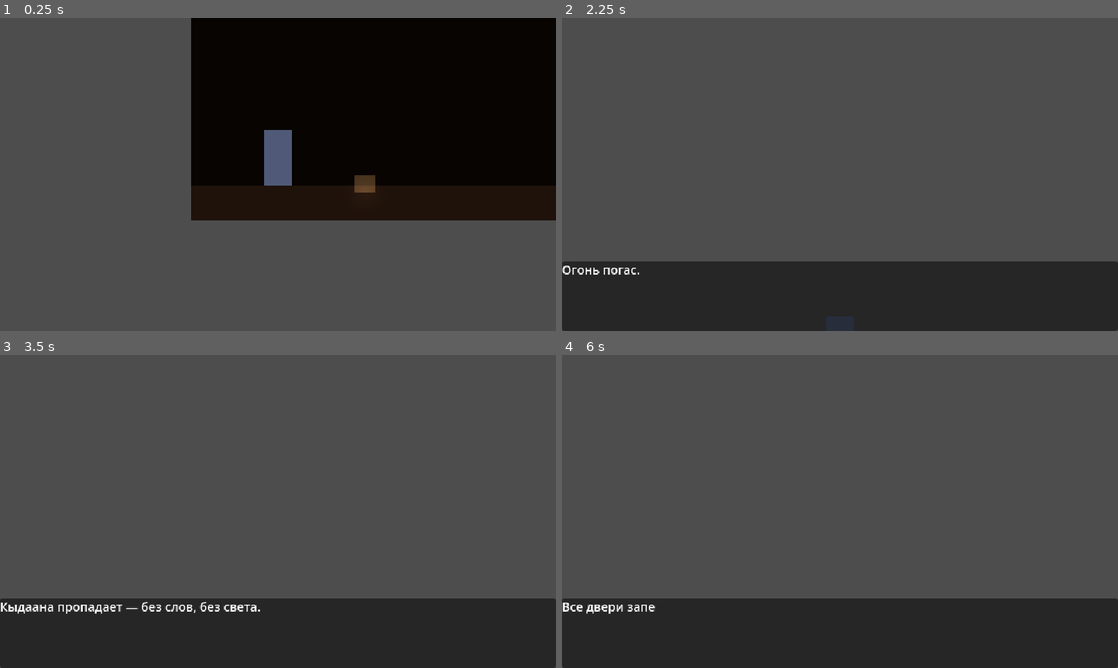
Above: before the commit, frames 1-4 (two rows, left to right).
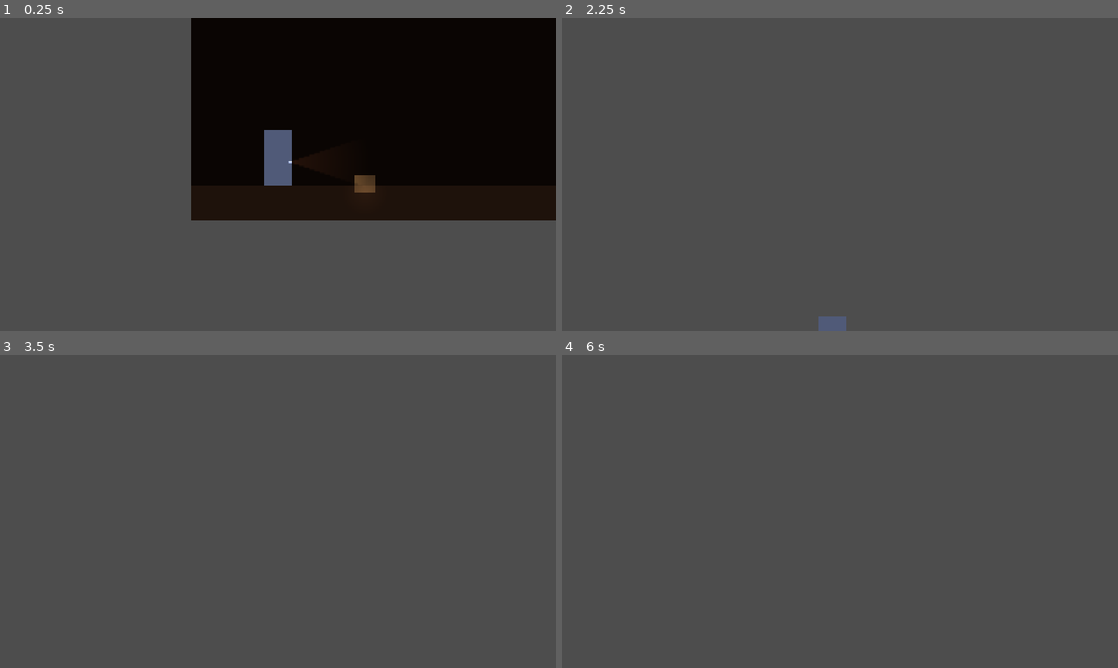
Above: after the commit, the same moments.

Repository: PNVDEVOPS/balagan_game
Game: Godot game, scene res://scenes/rooms/room_finale.tscn
The game is run twice, just before and just after one commit, with the same random seed, the same clock (stepped at 60 frames per second) and the same inputs. This scene is started directly instead of the project's main scene.
Inputs (mouse positions are in pixels of both pictures, inside the frame that each line leads up to):
- Up to frame 1 (0.25 s): no input
- Up to frame 2 (2.25 s): tap Enter at 0.5 s; move the mouse to (962, 158) at 0.52 s; hold D (move_right) 0.53-1.25 s; hold Space (advance_dialogue) 0.53-1.25 s; click (962, 158) at 0.67 s; drag from (728, 190) to (812, 237) at 1.27 s; move the mouse to (895, 105) at 2.02 s; hold A (move_left) from 2.03 s (still down); hold Q (hide) from 2.03 s (still down)
- Up to frame 3 (3.5 s): release A (move_left) at 2.75 s; release Q (hide) at 2.75 s; tap Space (advance_dialogue) at 2.75 s; drag from (250, 574) to (111, 464) at 2.77 s
- Up to frame 4 (6 s): move the mouse to (1006, 558) at 3.52 s; hold D (move_right) 3.53-4.25 s; hold Shift (run) 3.53-4.25 s; tap Enter at 4.25, 5.75 s; drag from (673, 464) to (756, 433) at 4.27 s; tap Space (advance_dialogue) at 5 s; move the mouse to (867, 511) at 5.02 s; hold D (move_right) 5.03-5.75 s; hold F (crank) 5.03-5.75 s; click (867, 511) at 5.17 s; drag from (756, 433) to (728, 527) at 5.77 s

The runs differ from the first frame. In frame 1, less than 0.1% of the frame differs, in the area x 51-65%, y 44-53%; in frame 2, 22%, in the area x 0-100%, y 77-100%; in frame 3, 22%; in frame 4, 22%.
Error after the commit: Parse Error: There is already a variable named "player" declared in this scope. (res://scripts/rooms/finale.gd:35)

Commit message:
feat: finale — Naayda nose touch approach sequence

Diff:
--- a/scripts/rooms/finale.gd
+++ b/scripts/rooms/finale.gd
@@ -28,22 +28,38 @@
 
 	await get_tree().create_timer(1.0).timeout
 
-	if laika:
-		laika.follow_player()
-
 	DialogueManager.start_dialogue("finale/good_part2")
 	await DialogueManager.dialogue_finished
 
 	if laika:
-		var laika_tween := create_tween()
+		var player := get_tree().get_first_node_in_group("player")
+		if player:
+			var target_x: float = player.global_position.x + 40.0
+			var approach_tw := create_tween()
+			approach_tw.tween_property(laika, "global_position:x", target_x, 1.5)
+			await approach_tw.finished
+
+		await get_tree().create_timer(0.8).timeout
+		DialogueManager.show_text("", "Она подходит. Впервые — не убегает.")
+		await DialogueManager.dialogue_finished
+
+		await get_tree().create_timer(0.5).timeout
+		DialogueManager.show_text("", "Тычется носом в руку. Тепло. Живое.")
+		await DialogueManager.dialogue_finished
+
+		await get_tree().create_timer(0.8).timeout
+		DialogueManager.show_text("", "Смотрит на Кыдаану. Потом — на тебя. И снова на неё.")
+		await DialogueManager.dialogue_finished
+
 		laika.glow.energy = 1.0
-		laika_tween.tween_property(laika, "modulate:a", 0.0, 3.0)
-		laika_tween.parallel().tween_property(laika.glow, "energy", 2.0, 1.5)
-		laika_tween.parallel().tween_property(laika.glow, "energy", 0.0, 1.5).set_delay(1.5)
+		var fade_tw := create_tween()
+		fade_tw.tween_property(laika, "modulate:a", 0.0, 3.0)
+		fade_tw.parallel().tween_property(laika.glow, "energy", 2.0, 1.5)
+		fade_tw.parallel().tween_property(laika.glow, "energy", 0.0, 1.5).set_delay(1.5)
 		await get_tree().create_timer(1.5).timeout
-		DialogueManager.show_text("", "Тихий скулёж. Она светится — так же, как Кыдаана.")
+		DialogueManager.show_text("", "Она уходит вместе с ней. В свет.")
 		await DialogueManager.dialogue_finished
-		await laika_tween.finished
+		await fade_tw.finished
 
 	await get_tree().create_timer(2.0).timeout
 	_post_credits(bg)
